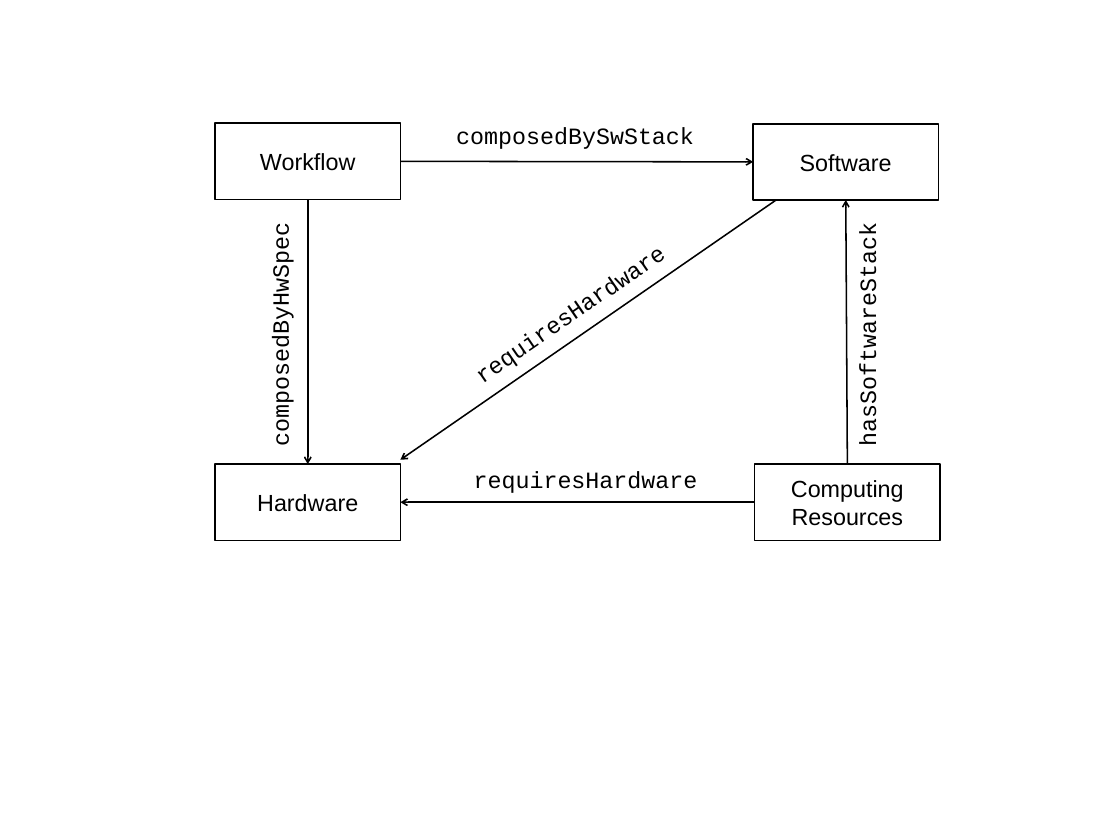
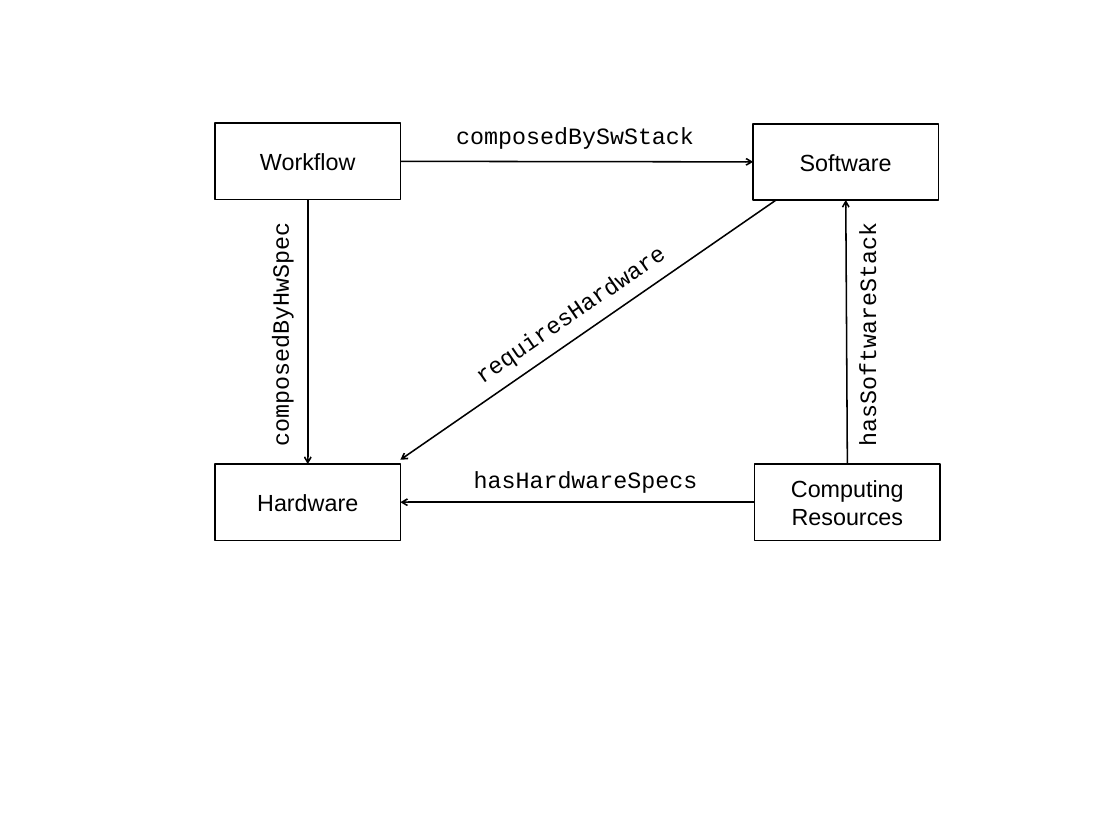
Before and after one commit to rafaelfsilva/workflow-reproducibility, a slide deck: slide 1 of data/Diagrams.pptx. Drawn at 1120x840 pixels with LibreOffice and Linux fonts; fonts in the diff are those of the drawing. Boxes give left, top, right and bottom in pixels: in the first picture for what was removed or moved away, otherwise in the second. Text is boxed around its words. In the diff, an @@ line names an element or a change of style, - is before the commit and + after.

```diff
--- a/data/Diagrams.pptx
+++ b/data/Diagrams.pptx
@@ text at <box>474,471,698,493</box>: text changed @@
-requiresHardware
+hasHardwareSpecs
```
Also in this commit, not shown: 7 other files.
